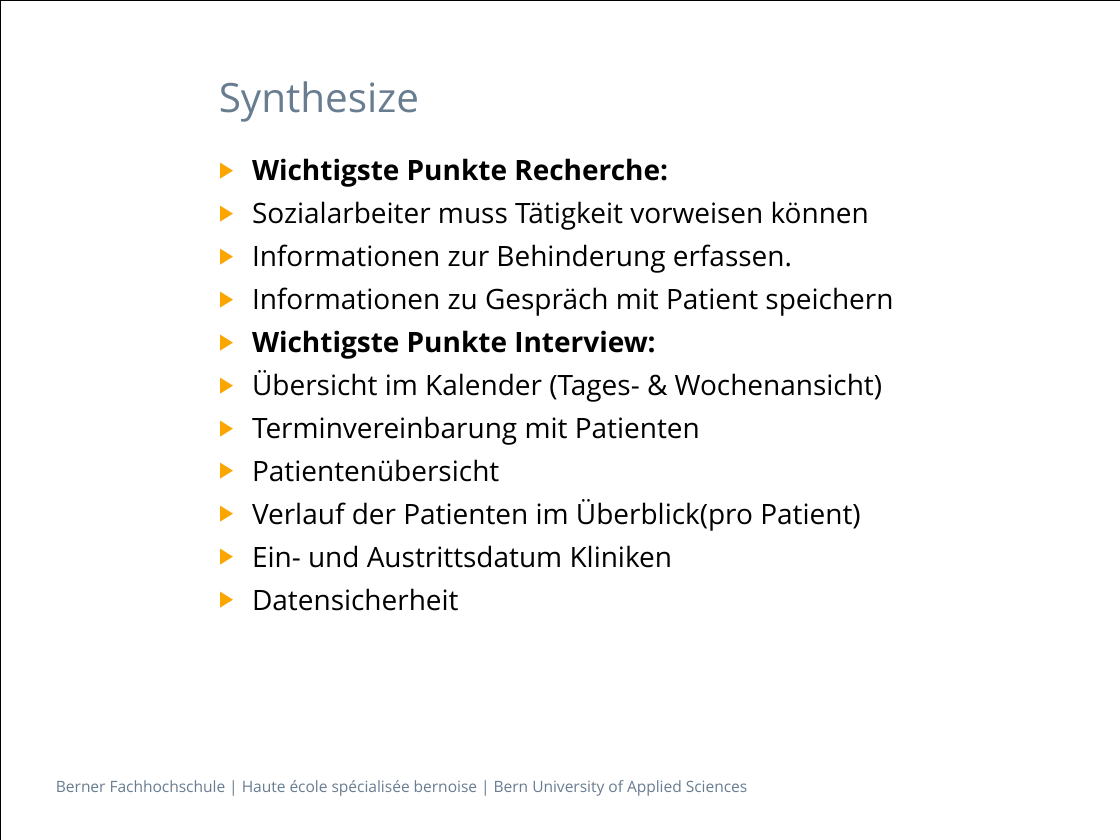
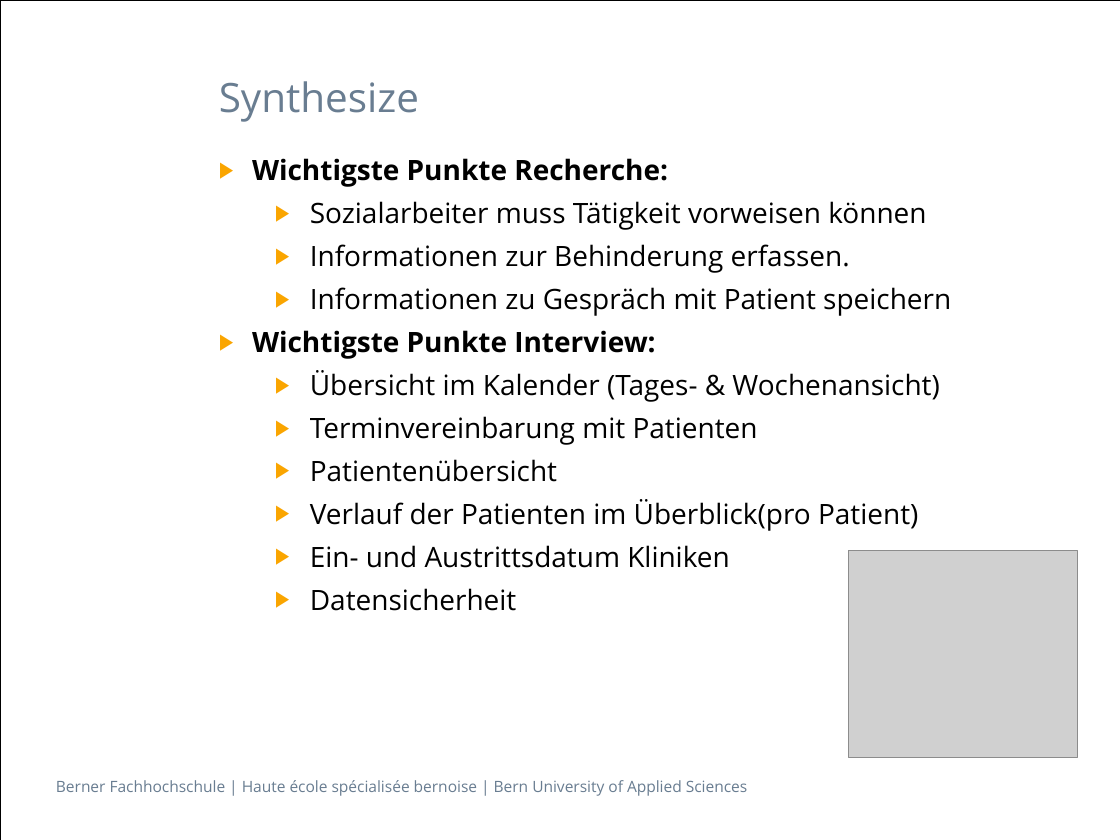
Before and after one commit to isels1/ch.bfh.btx8081.w2015.blue, a slide deck: slide 5 of doc/Task03/Task3.pptx. Drawn at 1120x840 pixels with LibreOffice and Linux fonts; fonts in the diff are those of the drawing; grey boxes stand for pictures. Boxes give left, top, right and bottom in pixels: in the first picture for what was removed or moved away, otherwise in the second. Text is boxed around its words. In the diff, an @@ line names an element or a change of style, - is before the commit and + after.

```diff
--- a/doc/Task03/Task3.pptx
+++ b/doc/Task03/Task3.pptx
@@ text at bbox=[310, 201, 951, 611]: list level 1 to 2 in "Sozialarbeiter muss Tätigkeit vorweisen können"; list level 1 to 2 in "Informationen zur Behinderung erfassen."; list level 1 to 2 in "Informationen zu Gespräch mit Patient ..."; list level 1 to 2 in "Übersicht im Kalender (Tages- & ..."; list level 1 to 2 in "Terminvereinbarung mit Patienten"; list level 1 to 2 in "Patientenübersicht"; list level 1 to 2 in "Verlauf der Patienten im Überblick(pro ..."; list level 1 to 2 in "Ein- und Austrittsdatum Kliniken"; list level 1 to 2 in "Datensicherheit" @@
@@ picture added at bbox=[849, 551, 1077, 757] @@
```
Also in this commit, not shown: 4 other slides changed, 2 slides added.
